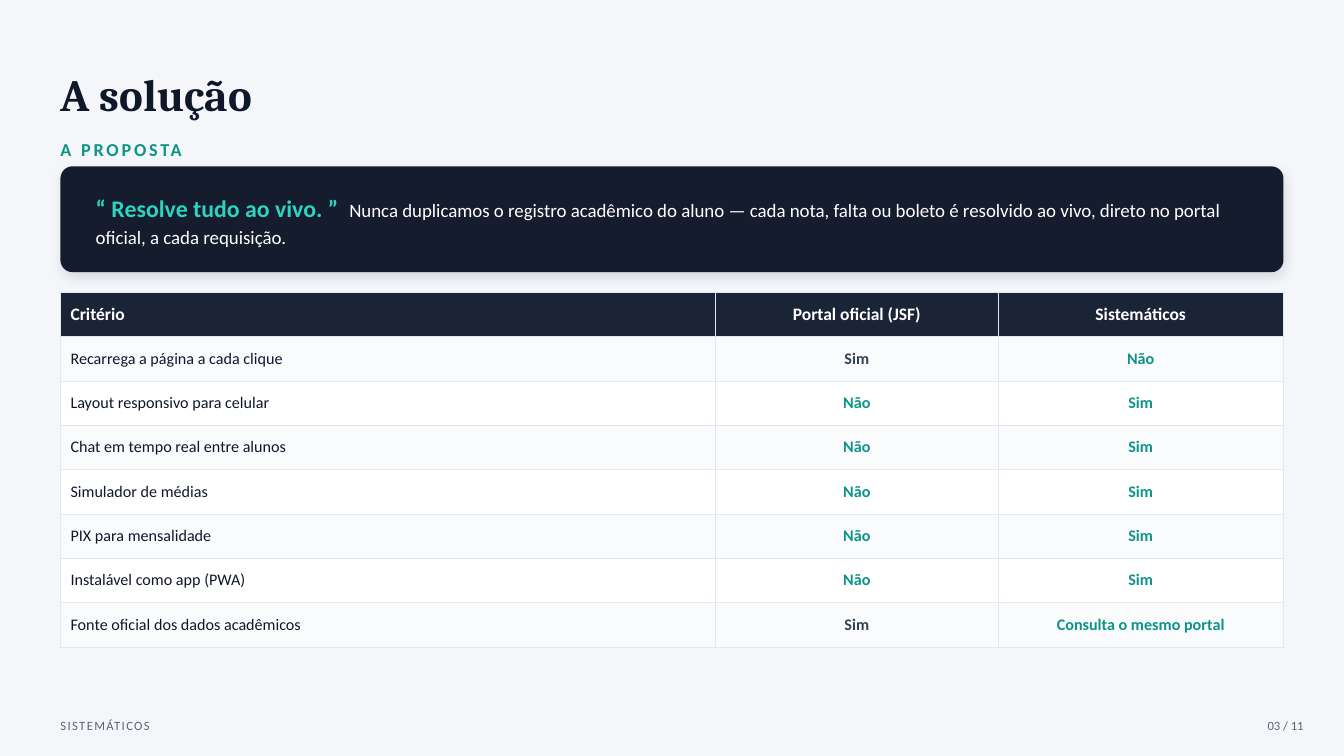
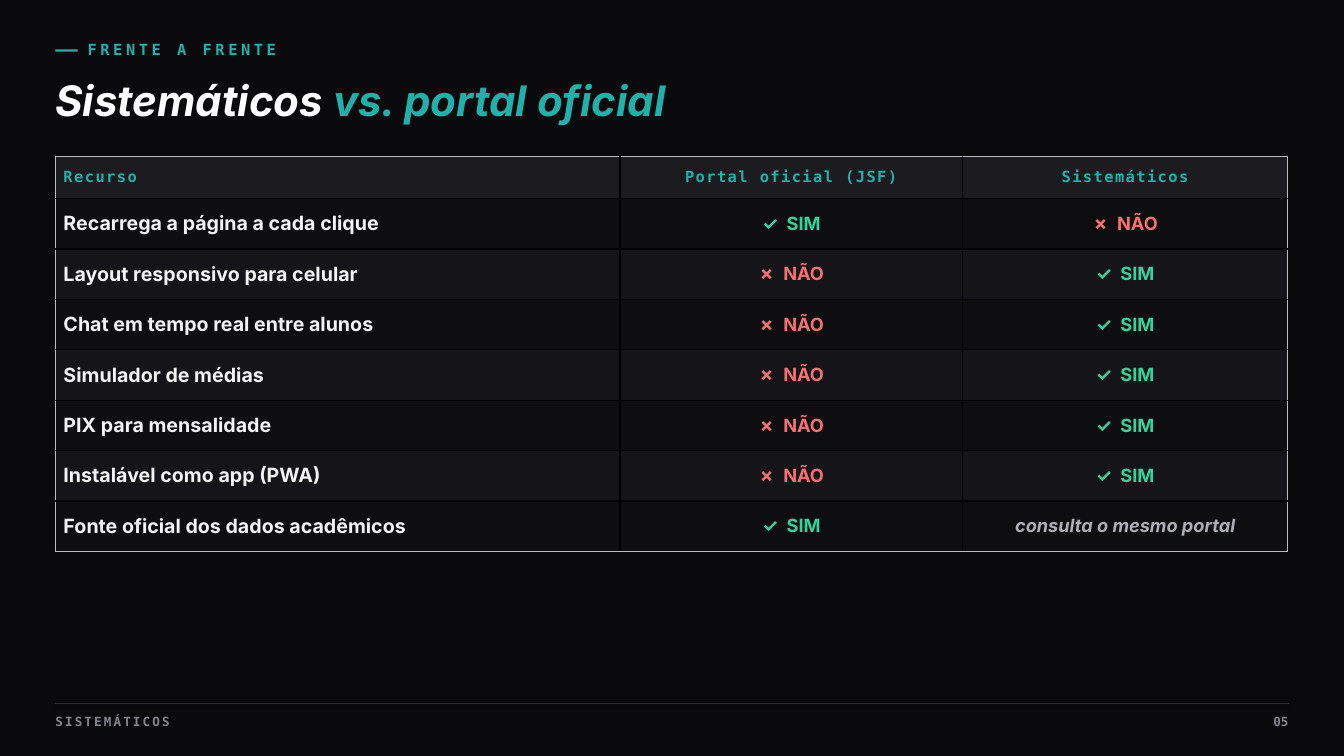
Before and after one commit to murilolol/sistematicos, a slide deck: slide 5 of site/sistematicos-apresentacao.pptx (slide 3 before the commit). Drawn at 1344x756 pixels with LibreOffice and Linux fonts; fonts in the diff are those of the drawing. Boxes give left, top, right and bottom in pixels: in the first picture for what was removed or moved away, otherwise in the second. Text is boxed around its words. In the diff, an @@ line names an element or a change of style, - is before the commit and + after.

```diff
--- a/site/sistematicos-apresentacao.pptx
+++ b/site/sistematicos-apresentacao.pptx
@@ background #F4F6FA to #0A0A0C @@
@@ rectangle added at [55,49,78,51], fill #20B2AA @@
@@ text at [88,44,276,55]: text changed; size 32 to 11 pt; font Cambria to DejaVu Sans Mono; text colour #0F172A to #20B2AA @@
-A solução
+FRENTE A FRENTE
@@ text "FRENTE A FRENTE" at [88,44,276,55]: vertical alignment middle to top @@
@@ text added at [55,83,665,126], 30 pt, text #20B2AA, bold, italic @@
+Sistemáticos vs. portal oficial
@@ text removed at [60,144,71,156] @@
-A PROPOSTA
@@ table at [55,156,1288,552] @@
-row 1, column 1: Critério
+row 1, column 1: Recurso
-row 2, column 2: Sim
+row 2, column 2: ✓ SIM
-row 2, column 3: Não
+row 2, column 3: ✗ NÃO
-row 3, column 2: Não
+row 3, column 2: ✗ NÃO
-row 3, column 3: Sim
+row 3, column 3: ✓ SIM
-row 4, column 2: Não
+row 4, column 2: ✗ NÃO
-row 4, column 3: Sim
+row 4, column 3: ✓ SIM
-row 5, column 2: Não
+row 5, column 2: ✗ NÃO
-row 5, column 3: Sim
+row 5, column 3: ✓ SIM
-row 6, column 2: Não
+row 6, column 2: ✗ NÃO
-row 6, column 3: Sim
+row 6, column 3: ✓ SIM
-row 7, column 2: Não
+row 7, column 2: ✗ NÃO
-row 7, column 3: Sim
+row 7, column 3: ✓ SIM
-row 8, column 2: Sim
+row 8, column 2: ✓ SIM
-row 8, column 3: Consulta o mesmo portal
+row 8, column 3: consulta o mesmo portal
@@ fill #1B2436 to #1B1B20 in row 1 @@
@@ fill #FAFBFD to #0E0E11 in 12 cells @@
@@ fill #FFFFFF to #151519 in 9 cells @@
@@ size 12.5 to 11 pt, font Calibri to DejaVu Sans Mono, text colour #FFFFFF to #20B2AA, letter spacing 0 to 1 pt in "Portal oficial (JSF)", "Sistemáticos" @@
@@ size 11.5 to 14 pt, font Calibri to Inter, text colour #0F172A to #F4F4F5, bold on in "Recarrega a página a cada clique", "Layout responsivo para celular", "Chat em tempo real entre alunos", "Simulador de médias" and 3 more places @@
@@ borders changed @@
@@ table: place and size @@
-table at [60,292,1284,637]
+table at [55,156,1288,552]
@@ rounded rectangle removed at [60,166,1284,272] @@
@@ text removed at [96,200,1220,247] @@
-“ Resolve tudo ao vivo. ” Nunca duplicamos o registro acadêmico do aluno — cada nota, falta ou boleto é resolvido ao vivo, direto no portal oficial, a cada requisição.
@@ text "SISTEMÁTICOS" at [55,716,169,726]: font Calibri to DejaVu Sans Mono, text colour #5B6472 to #84858D, letter spacing 1 to 1.5 pt, bold on; vertical alignment middle to top @@
@@ line added from (55, 704) to (1289, 704), #2A2A30 0.75 pt @@
@@ text added at [1273,717,1288,726], 9 pt, text #84858D, bold @@
+05
@@ text removed at [1268,722,1304,730] @@
-03 / 11
```
Also in this commit, not shown: 3 other slides changed, 24 slides added, 7 slides removed.
